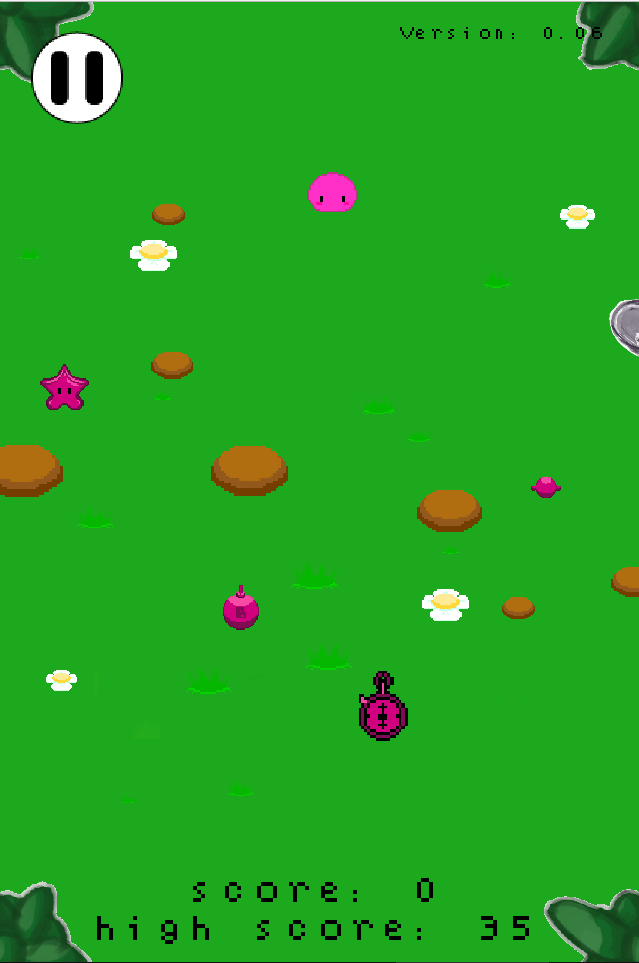
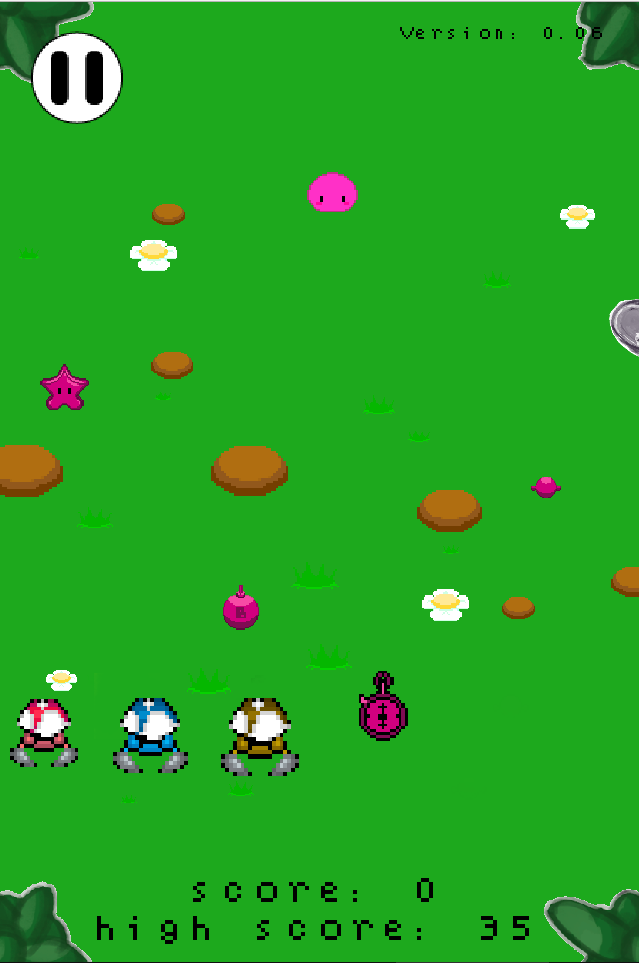
Before/after of a 639 x 963 layered artwork. What changed in the layer stack:
added layer "Pixel-Concept_Enemy_Yellow" above "Pixel-Concept_Enemy_Blue" over [221, 698, 299, 776]
added layer "Pixel-Concept_Enemy_Blue" above "Pixel-Concept_Enemy" over [113, 698, 188, 773]
added layer "Pixel-Concept_Enemy" above "Star-Candy" over [10, 699, 78, 767]
